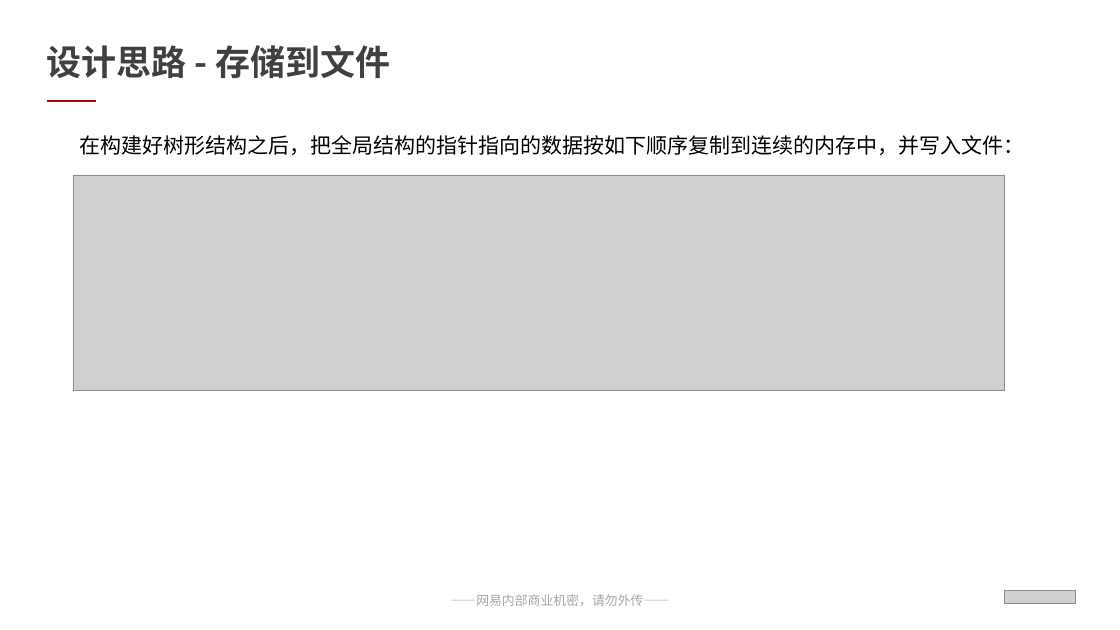
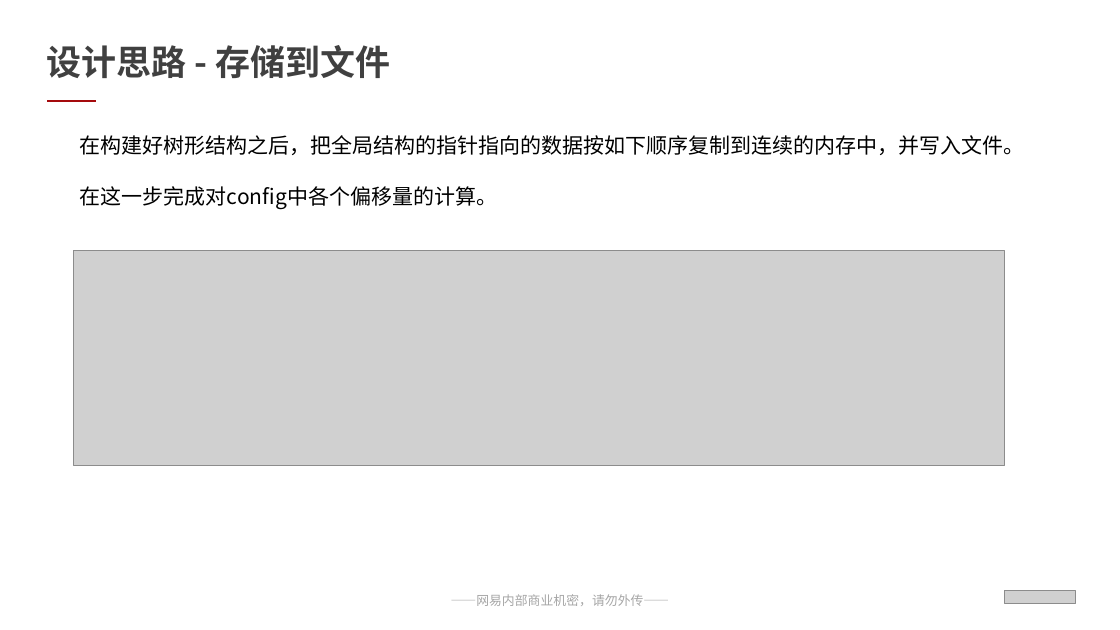
Before and after one commit to qwerbmb/lua_sh, a slide deck: slide 13 of test_speed/汇报ppt_刘淩峰.pptx (slide 12 before the commit). Drawn at 1120x630 pixels with LibreOffice and Linux fonts; fonts in the diff are those of the drawing; grey boxes stand for pictures. Boxes give left, top, right and bottom in pixels: in the first picture for what was removed or moved away, otherwise in the second. Text is boxed around its words. In the diff, an @@ line names an element or a change of style, - is before the commit and + after.

```diff
--- a/test_speed/汇报ppt_刘淩峰.pptx
+++ b/test_speed/汇报ppt_刘淩峰.pptx
@@ text at (80,135,1025,210): text changed @@
-在构建好树形结构之后，把全局结构的指针指向的数据按如下顺序复制到连续的内存中，并写入文件：
+在构建好树形结构之后，把全局结构的指针指向的数据按如下顺序复制到连续的内存中，并写入文件。
+在这一步完成对config中各个偏移量的计算。
@@ picture: place and size @@
-picture at (73,176,1005,391)
+picture at (73,250,1005,465)
```
Also in this commit, not shown: 8 other slides changed, 1 slide added.
